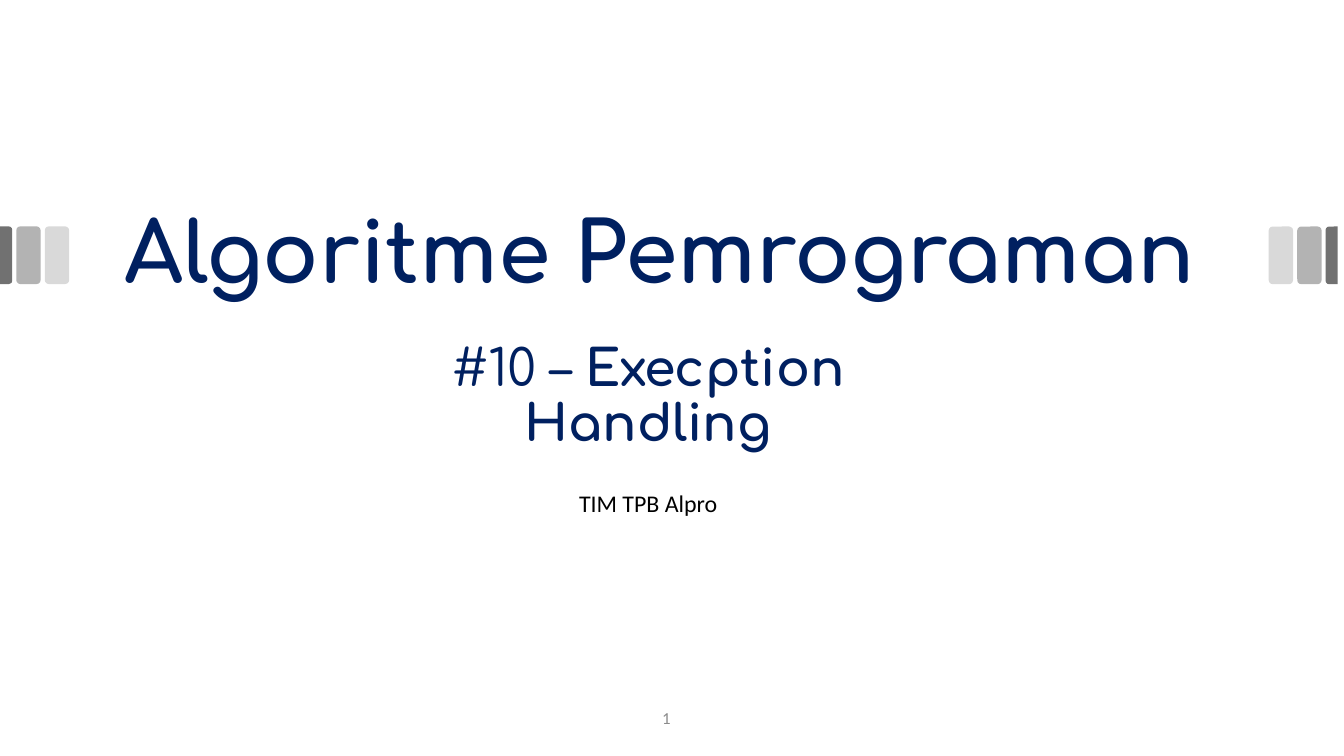
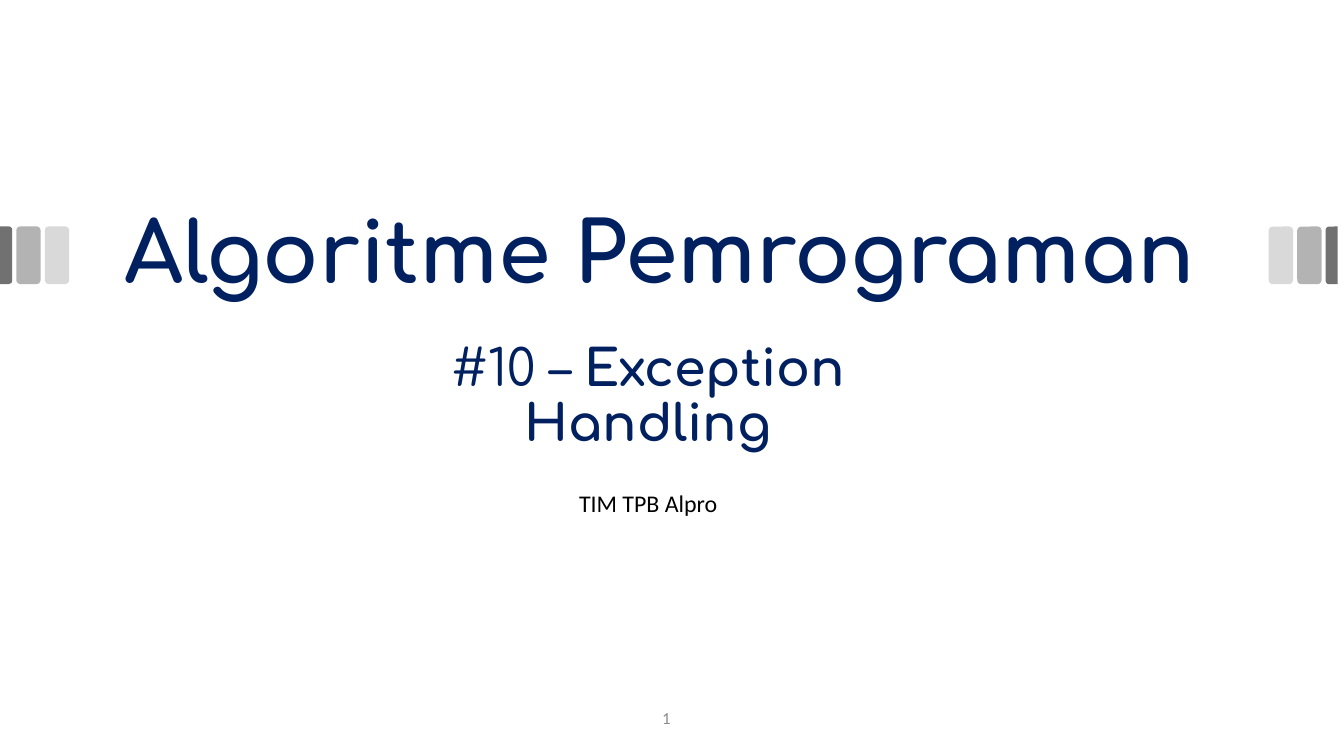
Before and after one commit to miftanurfarid/algoritme_pemrograman, a slide deck: slide 1 of slide/2024/pertemuan_10/pertemuan_10_2024.odp. Drawn at 1344x756 pixels with LibreOffice and Linux fonts; fonts in the diff are those of the drawing; background and template pictures are left out. Boxes give left, top, right and bottom in pixels: in the first picture for what was removed or moved away, otherwise in the second. Text is boxed around its words. In the diff, an @@ line names an element or a change of style, - is before the commit and + after.

Commit message:
update slide pertemuan 10

```diff
--- a/slide/2024/pertemuan_10/pertemuan_10_2024.odp
+++ b/slide/2024/pertemuan_10/pertemuan_10_2024.odp
@@ text at [451,346,845,453]: text changed @@
-#10 – Execption Handling
+#10 – Exception Handling
```
Also in this commit, not shown: 1 other file.
